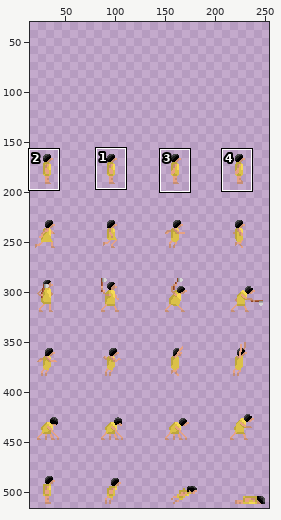
Edited in one commit: sprite sheet (data/guy.png). The first picture is a wide view before the edit; the outline marks the close-up.
Close-up. Before the edit:
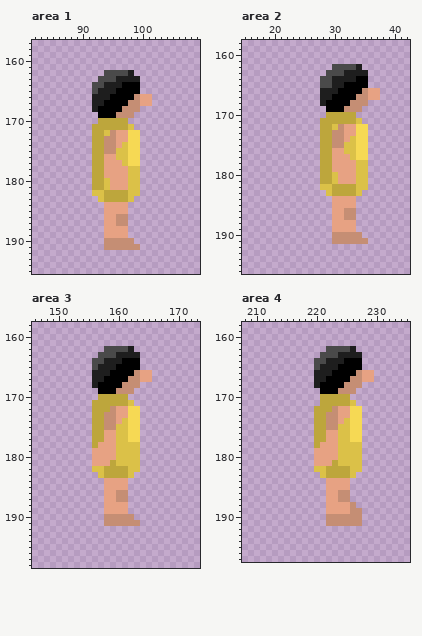
The file is 256x576 pixels. Shown: area 1: x 82..109, y 157..195; area 2: x 15..42, y 158..196; area 3: x 146..173, y 158..198; area 4: x 208..235, y 158..197. The old version is drawn lined up with the new one. The wide view leaves out empty margins. The commit also changed other parts of the picture, which this record leaves out.
The result:
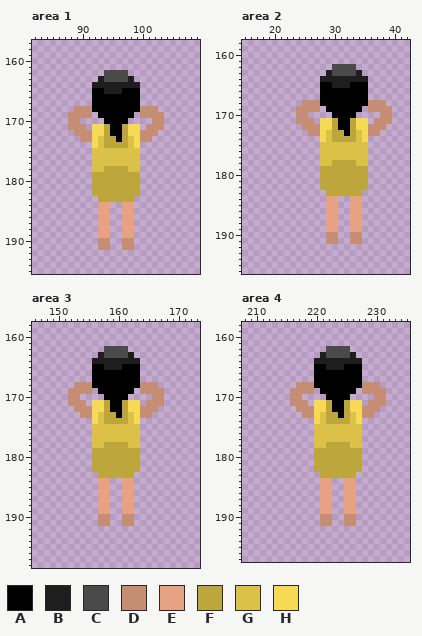
Palette (. is transparent): A #000000  B #1e1e1e  C #4a4a4a  D #c58e74  E #e7a283  F #bda63c  G #dbc148  H #f6d954
Changes in this commit:
whole drawing moved by +0,+128 (the old picture is shown already moved)
Changed rows in their new state; - is an unchanged pixel.
Area 1:
first column x 88:
162 ----------.-----
163 -----B--CC-.----
164 ----BB---BBB----
165 ----AA--B-------
166 ----AAA----A..--
167 ----AA----AA..--
168 -DDDA----AAADDD-
169 DDDD----AAA-DDDD
170 DD---.AAAA----DD
171 DDD-HH-AA-HH-DDD
172 -DDDHHFAAF--DDD-
173 --DDHGFFAFG-DD--
174 ----HGFFFFG-----
175 ----GGGG--GG----
176 ----GGGG--GG----
177 ----GGGGG-GG----
178 ----GGFFFF------
179 ------FFFFFF----
180 ------FFFFFF----
181 ------FFFFFF----
182 ----FF----FF----
183 -----F----F-----
184 -----E-..-E-----
185 -----E-..-E-----
186 -----E-..EE-----
187 -----E-..EE-----
188 -----E-..-E-----
189 -----E-..-E-----
190 -----D-..-------
191 -----D-..--.----
Area 2:
first column x 24:
162 ----------.-----
163 -----B--CC-.----
164 ----BB----BB----
165 ----AA--B-------
166 ----AAA----A..--
167 ----AA----AA..--
168 -DDDA----AAADDD-
169 DDDD----AAA-DDDD
170 DD---.AAAA----DD
171 DDD-HH-AA-HH-DDD
172 -DDDHHFAAF--DDD-
173 --DDHGFFAFG-DD--
174 ----HGFFFFG-----
175 ----GGGG--GG----
176 ----GGGG--GG----
177 ----GGGGG-GG----
178 ----GGFFFF------
179 ------FFFFFF----
180 ------FFFFFF----
181 ------FFFFFF----
182 ----FF----FF----
183 -----F----F-----
184 -----E-..-E-----
185 -----E-..-E-----
186 -----E-..EE-----
187 -----E-..EE-----
188 -----E-..-E-----
189 -----E-..-E-----
190 -----D-..-------
191 -----D-..--.----
Area 3:
first column x 152:
162 ----------.-----
163 -----B--CC-.----
164 ----BB---BBB----
165 ----AA--B-------
166 ----AAA----A..--
167 ----AA----AA..--
168 -DDDA----AAADDD-
169 DDDD----AAA-DDDD
170 DD---.AAAA----DD
171 DDD-HH-AA-HH-DDD
172 -DDDHH-AAF--DDD-
173 --DDHGFFAFG-DD--
174 ----HGFFFFG-----
175 ----GGGG--GG----
176 ----GGGG--GG----
177 ----GGGG--GG----
178 ----GGFFFF------
179 ----FFFFFFFF----
180 ----FFFFFFFF----
181 ----FFF-FFFF----
182 ----FF----FF----
183 -----F----F-----
184 -----E-..-E-----
185 -----E-..-E-----
186 -----E-..EE-----
187 -----E-..EE-----
188 -----E-..-E-----
189 -----E-..-E-----
190 -----D-..-------
191 -----D-..--.----
Area 4:
first column x 216:
162 ----------.-----
163 -----B--CC-.----
164 ----BB---BBB----
165 ----AA--B-------
166 ----AAA----A..--
167 ----AA----AA..--
168 -DDDA----AAADDD-
169 DDDD----AAA-DDDD
170 DD---.AAAA----DD
171 DDD-HH-AA-HH-DDD
172 -DDDHH-AAF--DDD-
173 --DDHGFFAFG-DD--
174 ----HGFFFFG-----
175 ----GGGG--GG----
176 ----GGGG--GG----
177 ----GGGG--GG----
178 ----GGFFFF------
179 ----FFFFFFFF----
180 ----FFFFFFFF----
181 ----FFF-FFFF----
182 ----FF----FF----
183 -----F----F-----
184 -----E-..-E-----
185 -----E-..-E-----
186 -----E-..EE-----
187 -----E-..EE-----
188 -----E-..-E-----
189 -----E-..-E.----
190 -----D-..--.----
191 -----D-..--.----
Boxes around the changes in both close-ups, in picture pixels (x1, y1, x2, y2):
changed: (68, 70, 164, 250)
changed: (296, 64, 392, 244)
changed: (68, 346, 164, 526)
changed: (290, 346, 386, 526)
